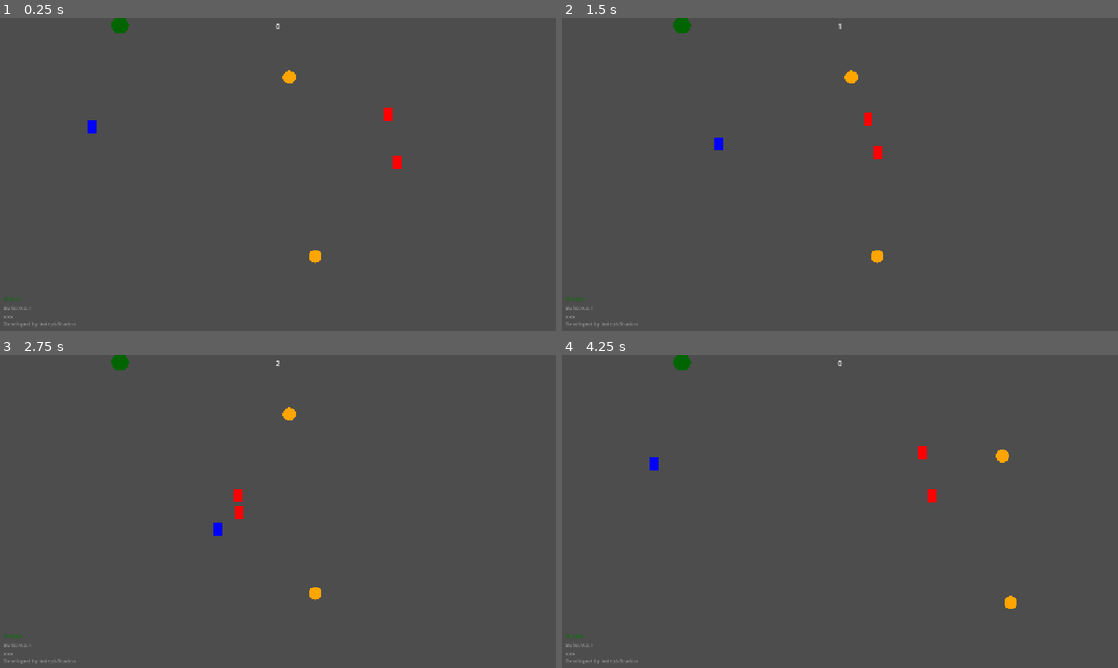
Above: before the commit, frames 1-4 (two rows, left to right).
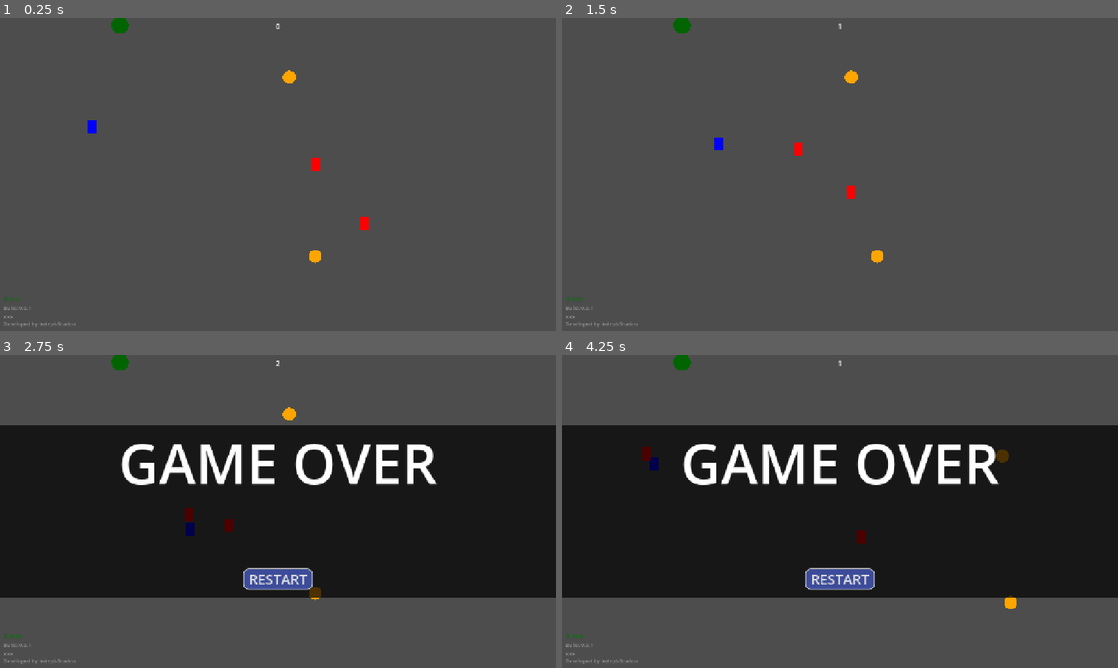
Above: after the commit, the same moments.

Repository: Indept-Studios/ard_jam
Game: Godot game, scene res://scenes/game.tscn
Same seed, same stepped clock (60 frames per second), same inputs: the game is played once before the commit and once after it.
Inputs (mouse positions are in pixels of both pictures, inside the frame that each line leads up to):
- Up to frame 1 (0.25 s): no input
- Up to frame 2 (1.5 s): hold D (right) 0.53-1.28 s; hold S (down) from 1.28 s (still down)
- Up to frame 3 (2.75 s): release S (down) at 2.03 s; hold D (right) from 2.03 s (still down)
- Up to frame 4 (4.25 s): release D (right) at 2.75 s; click (840, 580) at 2.75 s, where only the run after the commit has a clickable "RESTART"; click (840, 580) at 3.5 s, where only the run before the commit has a clickable "RESTART"

The runs differ from the first frame. In frame 1, 0.3% of the frame differs, in the area x 56-73%, y 28-68%; in frame 2, 0.3%; in frame 3, 55%; in frame 4, 55%, in the area x 0-100%, y 1-78%.

Commit message:
feat: enemy spawnsystem, Collectabledefinitions

Diff:
--- /dev/null
+++ b/resources/collectableDefinition.gd
@@ -0,0 +1,14 @@
+class_name CollectableDefinition extends Resource
+
+enum EffectType {
+	SPEED,
+	EXPLOSION,
+	INVULNERABLE
+}
+
+@export var display_name: String
+@export var effect_type: EffectType
+@export var radius: float = 0.0
+@export var duration: float = 0.0
+@export var strength: float = 1.0
+@export var color: Color = Color.ORANGE
--- /dev/null
+++ b/resources/shield.tres
@@ -0,0 +1,10 @@
+[gd_resource type="Resource" script_class="CollectableDefinition" format=3 uid="uid://d4g3e35cm2epk"]
+
+[ext_resource type="Script" uid="uid://rplvial1j3fy" path="res://resources/collectableDefinition.gd" id="1_foqxm"]
+
+[resource]
+script = ExtResource("1_foqxm")
+display_name = "Shield"
+effect_type = 2
+duration = 5.0
+metadata/_custom_type_script = "uid://rplvial1j3fy"
--- /dev/null
+++ b/resources/speed_boost.tres
@@ -0,0 +1,10 @@
+[gd_resource type="Resource" script_class="CollectableDefinition" format=3 uid="uid://0gv15hkg44in"]
+
+[ext_resource type="Script" uid="uid://rplvial1j3fy" path="res://resources/collectableDefinition.gd" id="1_7f6i6"]
+
+[resource]
+script = ExtResource("1_7f6i6")
+display_name = "SpeedBoost"
+duration = 5.0
+strength = 1.25
+metadata/_custom_type_script = "uid://rplvial1j3fy"
--- /dev/null
+++ b/resources/spirit_bomb.tres
@@ -0,0 +1,10 @@
+[gd_resource type="Resource" script_class="CollectableDefinition" format=3 uid="uid://dlm64ybokgbql"]
+
+[ext_resource type="Script" uid="uid://rplvial1j3fy" path="res://resources/collectableDefinition.gd" id="1_ddabp"]
+
+[resource]
+script = ExtResource("1_ddabp")
+display_name = "Spirit Bomb"
+effect_type = 1
+radius = 25.0
+metadata/_custom_type_script = "uid://rplvial1j3fy"
--- a/scenes/game.tscn
+++ b/scenes/game.tscn
@@ -5,7 +5,6 @@
 [ext_resource type="Script" uid="uid://djnhj5ir1osjh" path="res://scripts/player.gd" id="2_lbhrr"]
 [ext_resource type="PackedScene" uid="uid://40p2yv865iwr" path="res://DEBUG/debug_text_overlay.tscn" id="2_lnu2h"]
 [ext_resource type="PackedScene" uid="uid://dtgrp8lwtfciw" path="res://scenes/tree.tscn" id="3_u5sy4"]
-[ext_resource type="PackedScene" uid="uid://deet1vbsx6s3x" path="res://scenes/enemy.tscn" id="5_gee14"]
 
 [sub_resource type="CapsuleShape2D" id="CapsuleShape2D_715ky"]
 
@@ -65,6 +64,10 @@
 process_mode = 1
 autostart = true
 
+[node name="SpawnTimer" type="Timer" parent="Systems" unique_id=1794478007]
+unique_name_in_owner = true
+process_mode = 1
+
 [node name="GameManager" type="Node" parent="Systems" unique_id=82711580]
 process_mode = 3
 script = ExtResource("1_p57ef")
@@ -127,6 +130,7 @@
 position = Vector2(199, 315)
 
 [node name="EnemyRoot" type="Node2D" parent="World/LevelRoot" unique_id=436709445]
+unique_name_in_owner = true
 
 [node name="EnemySpawner" type="Node2D" parent="World/LevelRoot" unique_id=563574248]
 unique_name_in_owner = true
@@ -201,16 +205,6 @@
 [node name="CollisionShape2D" type="CollisionShape2D" parent="World/EntityRoot/Player" unique_id=1049177841]
 shape = SubResource("CapsuleShape2D_715ky")
 
-[node name="Enemy" parent="World/EntityRoot" unique_id=544727843 node_paths=PackedStringArray("player") groups=["Enemies"] instance=ExtResource("5_gee14")]
-position = Vector2(951, 336)
-collision_mask = 0
-player = NodePath("../Player")
-
-[node name="Enemy2" parent="World/EntityRoot" unique_id=740114733 node_paths=PackedStringArray("player") groups=["Enemies"] instance=ExtResource("5_gee14")]
-position = Vector2(930, 220)
-collision_mask = 0
-player = NodePath("../Player")
-
 [node name="EffectRoot" type="Node2D" parent="World" unique_id=484486254]
 
 [node name="HudLayer" type="CanvasLayer" parent="." unique_id=845528706]
@@ -369,8 +363,7 @@
 script = ExtResource("1_yqjtg")
 
 [connection signal="timeout" from="Systems/Timer" to="Systems/GameManager" method="_on_timer_timeout"]
-[connection signal="enemy_hit" from="World/EntityRoot/Enemy" to="Systems/GameManager" method="_on_enemy_enemy_hit"]
-[connection signal="enemy_hit" from="World/EntityRoot/Enemy2" to="Systems/GameManager" method="_on_enemy_enemy_hit"]
+[connection signal="timeout" from="Systems/SpawnTimer" to="Systems/GameManager" method="_on_spawn_timer_timeout"]
 [connection signal="pressed" from="PauseLayer/PauseRoot/PanelContainer/CenterContainer/VBoxContainer/ResumeButton" to="Systems/GameManager" method="_on_resume_button_pressed"]
 [connection signal="pressed" from="PauseLayer/PauseRoot/PanelContainer/CenterContainer/VBoxContainer/QuitButton" to="Systems/GameManager" method="_on_quit_button_pressed"]
 [connection signal="pressed" from="GameOverLayer/GameOverRoot/PanelContainer/VBoxContainer/CenterContainer/MarginContainer/RestartButton" to="Systems/GameManager" method="_on_restart_button_pressed"]
--- a/scripts/game_manager.gd
+++ b/scripts/game_manager.gd
@@ -1,19 +1,22 @@
 extends Node
 
 @onready var timer = %Timer
+@onready var spawn_timer = %SpawnTimer
 @onready var player: CharacterBody2D = %Player
 @onready var game_over_root = %GameOverRoot
 @onready var highscore_label = %HighscoreLabel
 @onready var pause_root = %PauseRoot
 @onready var collectable_spawner = %CollectableSpawner
 @onready var enemy_spawner = %EnemySpawner
+@onready var enemy_root = %EnemyRoot
 
 const COLLECTABLE = preload("uid://df1b2gd4xli0d")
 const ENEMY = preload("uid://deet1vbsx6s3x")
 const SPIRIT_KILL_RADIUS := 35.0
 
 var pickup_spawners: Array[Marker2D]
-var occupied_spawners: Array[Marker2D] = []
+var occupied_collectable_spawners: Array[Marker2D] = []
+var enemy_spawners: Array[Marker2D]
 var max_collectables: int = 2
 var collectable_count: int = 0
 
@@ -21,6 +24,10 @@
 var time_since_last_collectable := 0.0
 
 var highscore: int = 0
+var is_game_over := false
+
+var next_wave_at: int = 30
+var enemy_count: int = 0
 
 enum PlayerMode {
 	NORMAL,
@@ -29,13 +36,21 @@
 
 func _ready():
 	timer.start(1)
+	spawn_timer.start(4.0)
 	highscore_label.text = str(highscore)
 	for child in collectable_spawner.get_children():
-		if child is Node2D:
+		if child is Marker2D:
 			pickup_spawners.append(child)
+	for child in enemy_spawner.get_children():
+		if child is Marker2D:
+			enemy_spawners.append(child)
 	_pick_spawner()
+	_spawn_enemies(2,2)
 
 func _process(_delta):
+	if is_game_over:
+		return
+
 	if Input.is_action_just_pressed("pause"):
 		toggle_pause()
 
@@ -71,17 +86,17 @@
 		var free_spawners: Array[Node] = []
 
 		for spawner in pickup_spawners:
-			if spawner not in occupied_spawners:
+			if spawner not in occupied_collectable_spawners:
 				free_spawners.append(spawner)
 
 		if free_spawners.is_empty():
 			return
 
 		var selected_spawner = free_spawners.pick_random()
-		occupied_spawners.append(selected_spawner)
-		_spawn(selected_spawner)
+		occupied_collectable_spawners.append(selected_spawner)
+		_spawn_collectable(selected_spawner)
 
-func _spawn(spawner: Node2D) -> void:
+func _spawn_collectable(spawner: Node2D) -> void:
 	var collectable = COLLECTABLE.instantiate()
 
 	collectable.collected.connect(func():
@@ -94,11 +109,11 @@
 
 func _on_collectable_collected(spawner: Node2D) -> void:
 	collectable_count -= 1
-	occupied_spawners.erase(spawner)
+	occupied_collectable_spawners.erase(spawner)
 	_pick_spawner.call_deferred()
 	time_since_last_collectable = 0
 
-func _on_enemy_enemy_hit(enemy: CharacterBody2D):
+func _on_enemy_hit(enemy: CharacterBody2D):
 	if player_mode == PlayerMode.SPIRIT:
 		enemy.queue_free()
 		return
@@ -106,11 +121,67 @@
 	if time_since_last_collectable >= 10.0:
 		start_sprite_mode()
 	else:
+		is_game_over = true
 		get_tree().paused = true
 		timer.stop()
+		spawn_timer.stop()
 		game_over_root.visible = true
 
 func start_sprite_mode():
-	print("game_manager.gd: ", "start_sprite_mode()")
 	player_mode = PlayerMode.SPIRIT
-	pass
+	player.set_spirit_mode(true)
+	var sprite_timer = Timer.new()
+	sprite_timer.one_shot = true
+	sprite_timer.timeout.connect(_on_sprite_timer_timeout)
+	sprite_timer.timeout.connect(sprite_timer.queue_free)
+	add_child(sprite_timer)
+	sprite_timer.start(10)
+
+func _on_sprite_timer_timeout():
+	player_mode = PlayerMode.NORMAL
+	player.set_spirit_mode(false)
+	time_since_last_collectable = 0
+
+func _on_spawn_timer_timeout() -> void:
+	var spawn_interval: float
+	var enemy_limit: int
+
+	if highscore > 45:
+		spawn_interval = 2.0
+		enemy_limit = 7
+	elif highscore > 20:
+		spawn_interval = 3.0
+		enemy_limit = 5
+	else:
+		spawn_interval = 4.0
+		enemy_limit = 3
+
+	_spawn_enemies(1, enemy_limit)
+
+	if highscore >= next_wave_at:
+		_spawn_enemies(2, enemy_limit)
+		next_wave_at += 15
+
+	spawn_timer.start(spawn_interval)
+
+func _spawn_enemies(amount: int, enemy_limit: int) -> void:
+	var active_enemy_count := get_tree().get_nodes_in_group("Enemies").size()
+	var available_slots := enemy_limit - active_enemy_count
+	if available_slots <= 0:
+		return
+	var spawn_count: int = amount
+	if spawn_count > available_slots:
+		spawn_count = available_slots
+
+	for _index in spawn_count:
+		_spawn_enemy(enemy_spawners.pick_random())
+
+func _spawn_enemy(spawner: Marker2D) -> void:
+	var enemy: CharacterBody2D = ENEMY.instantiate()
+	enemy.player = player
+	enemy.enemy_hit.connect(_on_enemy_hit)
+	enemy.add_to_group("Enemies")
+	enemy_root.add_child(enemy)
+	enemy.global_position = spawner.global_position
+	enemy.name = "Enemy_" + str(enemy_count)
+	enemy_count += 1
--- a/scripts/player.gd
+++ b/scripts/player.gd
@@ -1,6 +1,7 @@
 extends CharacterBody2D
 
 @onready var screen_size = get_viewport_rect().size
+@onready var color_rect: ColorRect = $ColorRect
 
 var speed: float = 200.0
 var speed_modifier: float = 1.0
@@ -8,7 +9,6 @@
 func get_input():
 	var input_direction = Input.get_vector("left", "right", "up", "down")
 	velocity = input_direction * (speed * speed_modifier)
-
 
 func _physics_process(delta):
 	get_input()
@@ -18,3 +18,11 @@
 
 func _on_collectable_collected():
 	pass ## bring in modifier
+
+func set_spirit_mode(enabled: bool) -> void:
+	if enabled:
+		color_rect.color = Color.MEDIUM_PURPLE
+		set_collision_mask_value(4, false)
+	else:
+		color_rect.color = Color.BLUE
+		set_collision_mask_value(4, true)
